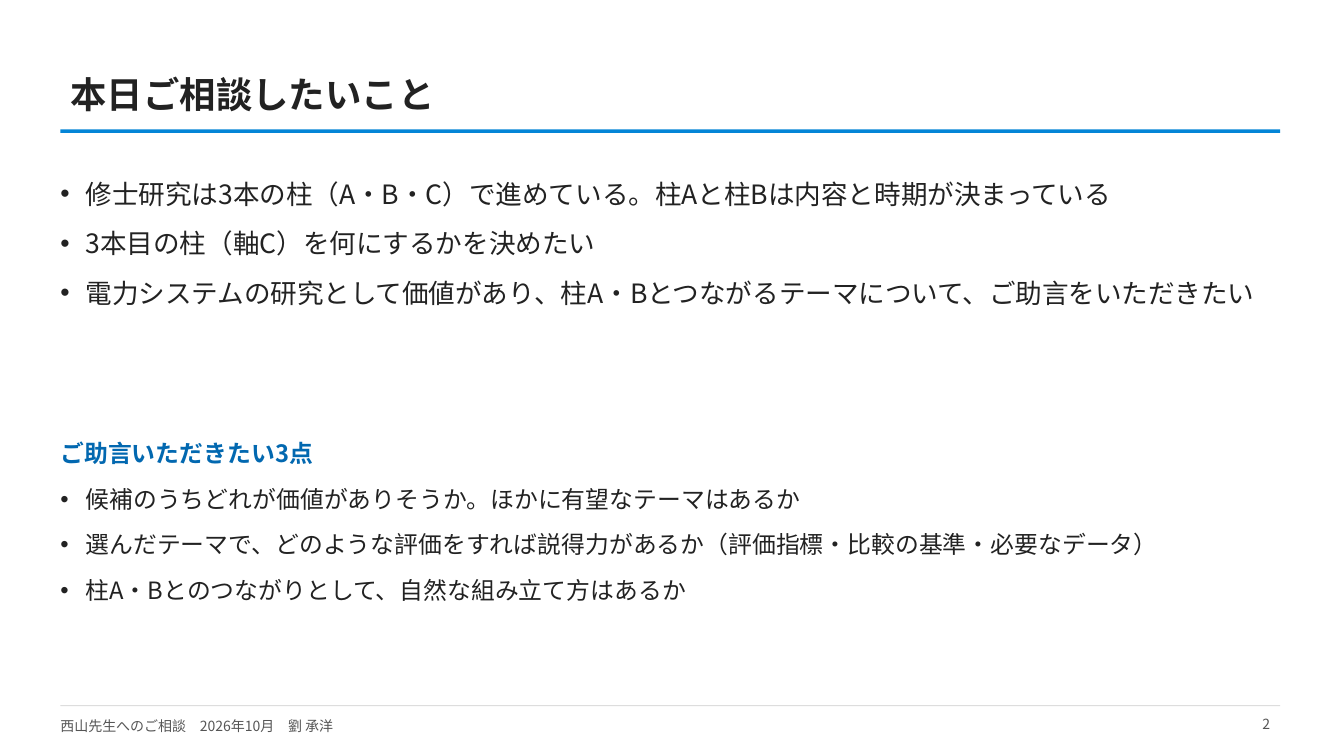
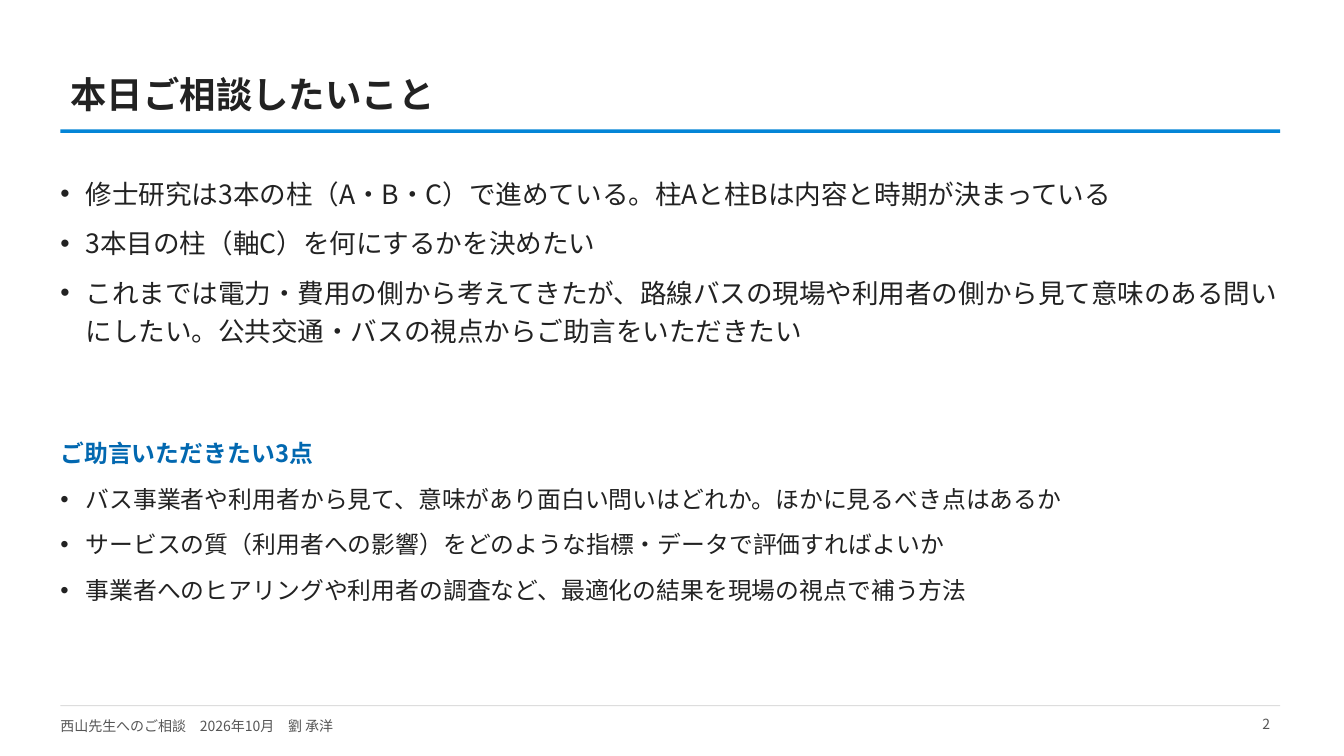
Before and after one commit to CYLIU2003/master-course, a slide deck: slide 2 of outcome/2026-10-21_nishiyama_consult/西山先生へのご相談_研究の現状と軸C.pptx. Drawn at 1344x756 pixels with LibreOffice and Linux fonts; fonts in the diff are those of the drawing. Boxes give left, top, right and bottom in pixels: in the first picture for what was removed or moved away, otherwise in the second. Text is boxed around its words. In the diff, an @@ line names an element or a change of style, - is before the commit and + after.

```diff
--- a/outcome/2026-10-21_nishiyama_consult/西山先生へのご相談_研究の現状と軸C.pptx
+++ b/outcome/2026-10-21_nishiyama_consult/西山先生へのご相談_研究の現状と軸C.pptx
@@ text at bbox=[86, 280, 1277, 343]: text changed @@
-• 電力システムの研究として価値があり、柱A・Bとつながるテーマについて、ご助言をいただきたい
+• これまでは電力・費用の側から考えてきたが、路線バスの現場や利用者の側から見て意味のある問いにしたい。公共交通・バスの視点からご助言をいただきたい
@@ text at bbox=[86, 488, 1062, 601]: text changed @@
-• 候補のうちどれが価値がありそうか。ほかに有望なテーマはあるか
-• 選んだテーマで、どのような評価をすれば説得力があるか（評価指標・比較の基準・必要なデータ）
-• 柱A・Bとのつながりとして、自然な組み立て方はあるか
+• バス事業者や利用者から見て、意味があり面白い問いはどれか。ほかに見るべき点はあるか
+• サービスの質（利用者への影響）をどのような指標・データで評価すればよいか
+• 事業者へのヒアリングや利用者の調査など、最適化の結果を現場の視点で補う方法
```
Also in this commit, not shown: 2 other slides changed, 2 slides added, 2 other files.
